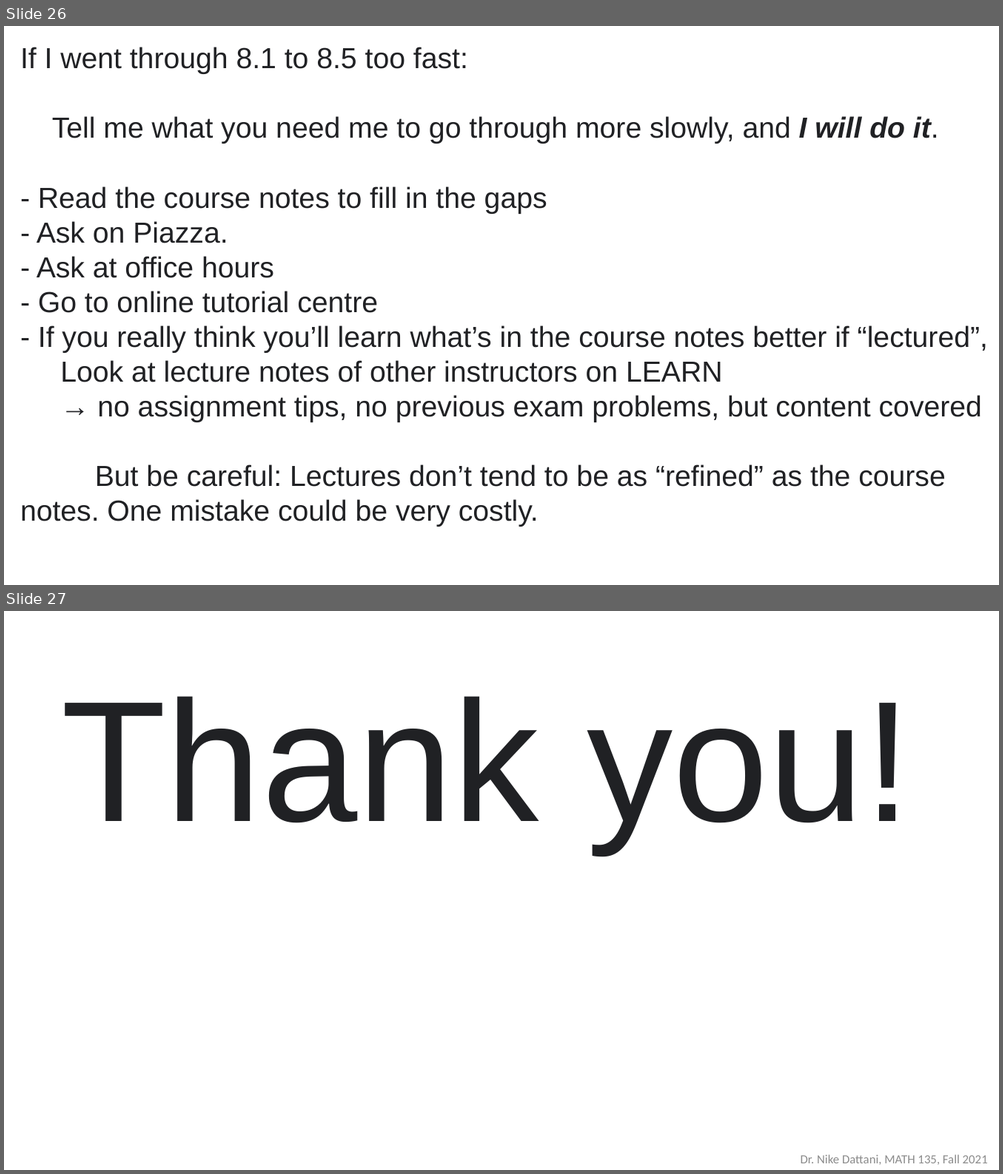
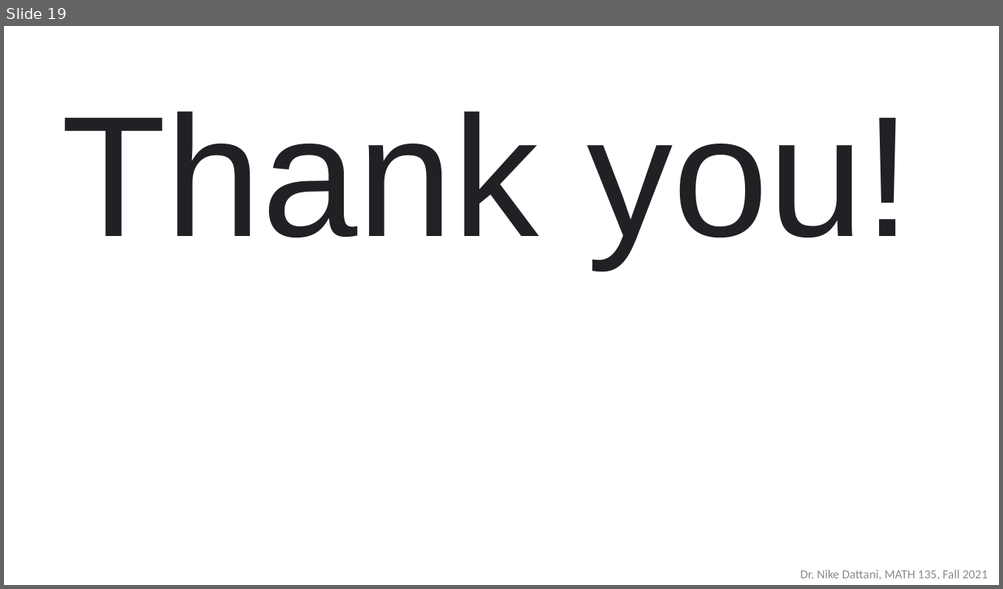
Before and after one commit to ndattani/Lecture_Notes, a slide deck: University_of_Waterloo/Fall_2021/MATH135/UW_Fall2021_MATH135_Lecture24.pptx. Shown one above the other, each under a label of ours: slides 26 and 27 before the commit, slide 19 after it. The pictures are 1003x1174 and 1003x589 pixels, drawn with LibreOffice and Linux fonts; fonts in the diff are those of the drawing. Boxes give left, top, right and bottom in pixels: in the first picture for what was removed or moved away, otherwise in the second. Text is boxed around its words. In the diff, an @@ line names an element or a change of style, - is before the commit and + after.

Commit message:
Removed some slides from Lecture 24 and added PDF

```diff
--- a/University_of_Waterloo/Fall_2021/MATH135/UW_Fall2021_MATH135_Lecture24.pptx
+++ b/University_of_Waterloo/Fall_2021/MATH135/UW_Fall2021_MATH135_Lecture24.pptx
@@ slide 26 removed at <box>4,26,999,585</box>, background #FFFFFF @@
@@ text removed at <box>20,47,987,527</box> @@
-If I went through 8.1 to 8.5 too fast:
-Tell me what you need me to go through more slowly, and I will do it.
-- Read the course notes to fill in the gaps
-- Ask on Piazza.
-- Ask at office hours
-- Go to online tutorial centre
-- If you really think you’ll learn what’s in the course notes better if “lectured”,
-Look at lecture notes of other instructors on LEARN
-→ no assignment tips, no previous exam problems, but content covered
-But be careful: Lectures don’t tend to be as “refined” as the course notes. One mistake could be very costly.
@@ what was slide 27 is now slide 19 @@
```
Also in this commit, not shown: 8 other slides removed, 1 other file.
